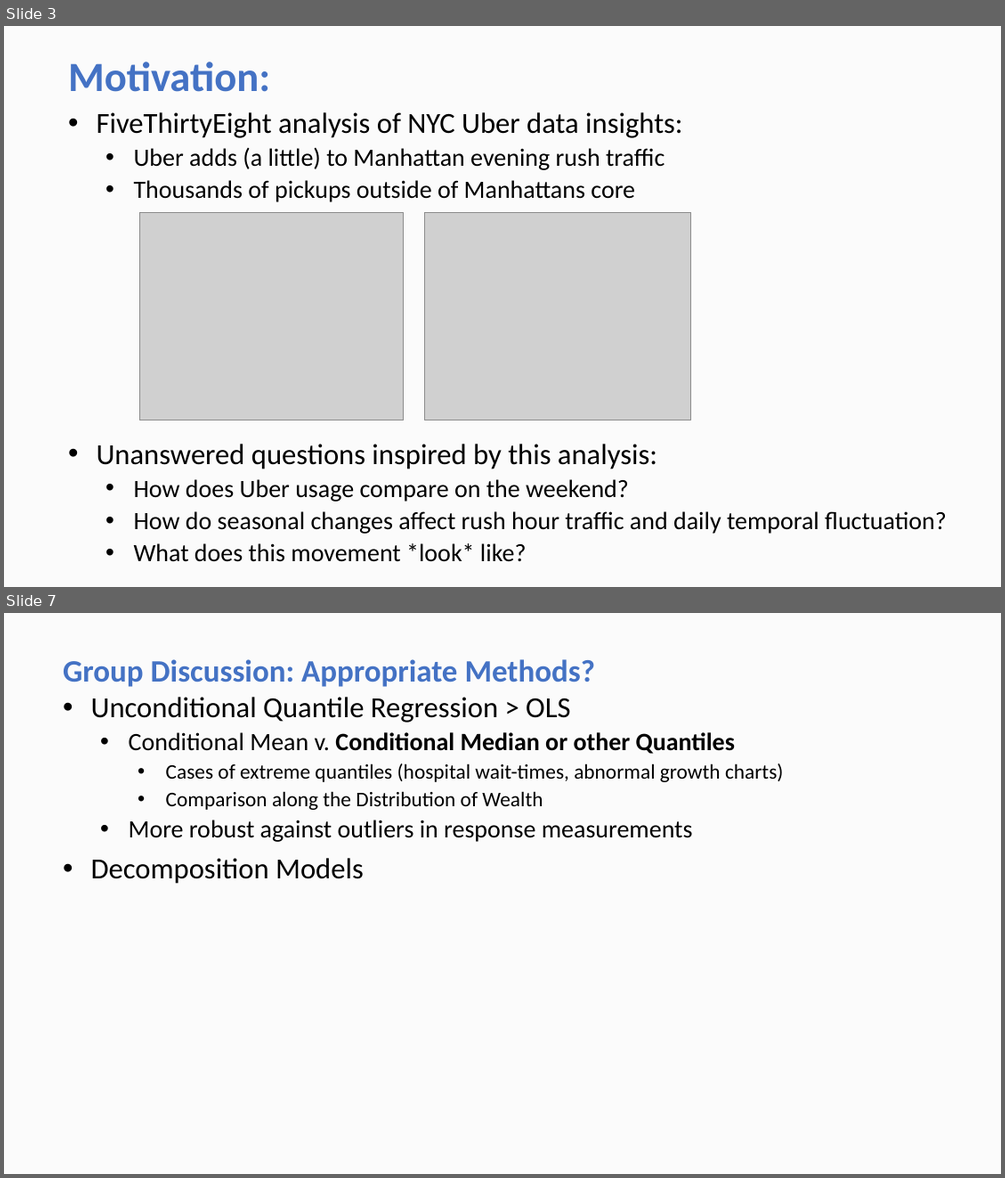
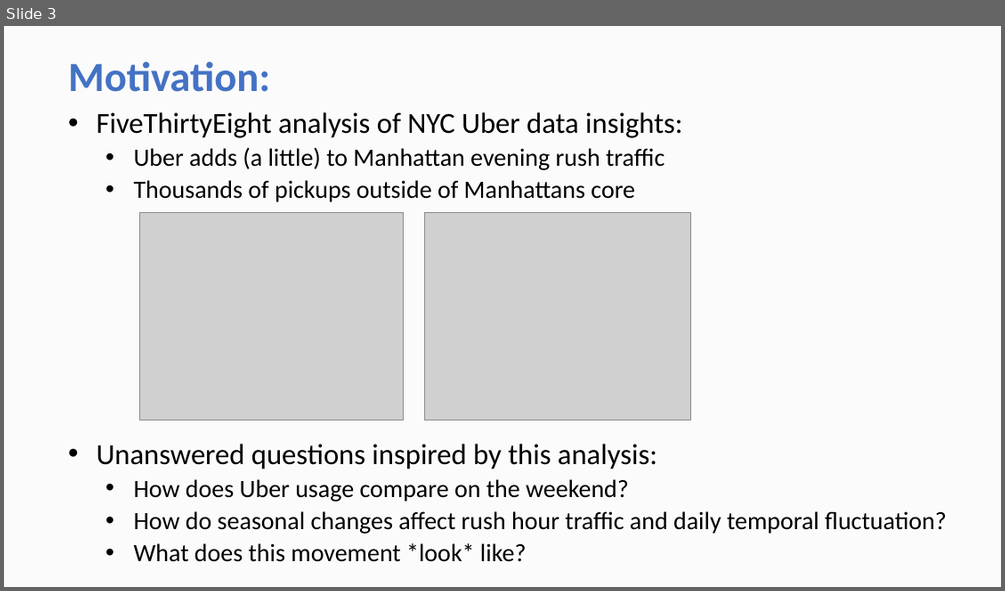
Before and after one commit to ContextLab/storytelling-with-data, a slide deck: data-stories/uber-nyc/UBER Presentation.pptx. Shown one above the other, each under a label of ours: slides 3 and 7 before the commit, slide 3 after it; the slides between them are not shown. The pictures are 1005x1178 and 1005x591 pixels, drawn with LibreOffice and Linux fonts; fonts in the diff are those of the drawing; grey boxes stand for pictures. Boxes give left, top, right and bottom in pixels: in the first picture for what was removed or moved away, otherwise in the second. Text is boxed around its words. In the diff, an @@ line names an element or a change of style, - is before the commit and + after.

```diff
--- a/data-stories/uber-nyc/UBER Presentation.pptx
+++ b/data-stories/uber-nyc/UBER Presentation.pptx
@@ slide 7 removed at bbox=[4, 613, 1001, 1174], background #FBFBFB @@
@@ title removed at bbox=[63, 659, 595, 687] @@
-Group Discussion: Appropriate Methods?
@@ text removed at bbox=[91, 697, 783, 884] @@
-• Unconditional Quantile Regression > OLS
-  • Conditional Mean v. Conditional Median or other Quantiles
-    • Cases of extreme quantiles (hospital wait-times, abnormal growth charts)
-    • Comparison along the Distribution of Wealth
-  • More robust against outliers in response measurements
-• Decomposition Models
```
Also in this commit, not shown: 3 slides changed, 13 slides added, 1 other slide removed, 2 other files.
